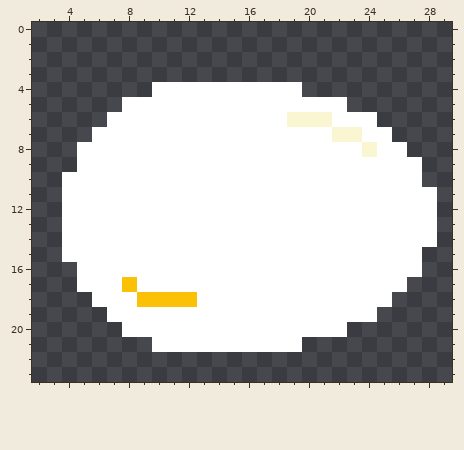
Pixel-art sprite: packages/nouns-img-permutator/assets/layer-3/head-yolk.png. The picture above was drawn from the file before the commit.
The file is 32x32 pixels. Shown: x 2..29, y 0..23.
And afterwards:
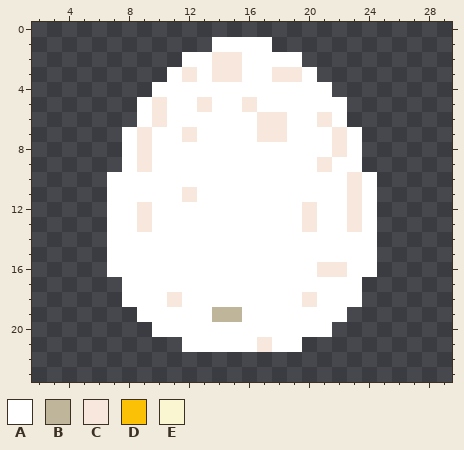
Palette (. is transparent): A #ffffff  B #bfb59a  C #f7e7dd  D #fbc106  E #f9f6d1
Change:
Changed rows in their new state; - is an unchanged pixel.
first column x 4:
 1 ----------AAAA-----------
 2 --------AACCAAAA---------
 3 -------ACACCAACCA--------
 4 ----------------AA-------
 5 ----.-C--C--C------------
 6 ---..-C------CCAAC-..----
 7 --..-C--C----CC---CA..---
 8 -...-C------------C-...--
 9 -...-C-----------C--....-
10 ...----------------C-...-
11 ...-----C----------C-....
12 ...--C----------C--C-....
13 ...--C----------C--C-....
14 ...------------------....
15 ...------------------...-
16 -..--------------CC--...-
17 -...A---------------...--
18 --..-AACA-------C---..---
19 ---..-----BB-------..----
20 ----..------------.------
21 ------..-----C-----------
